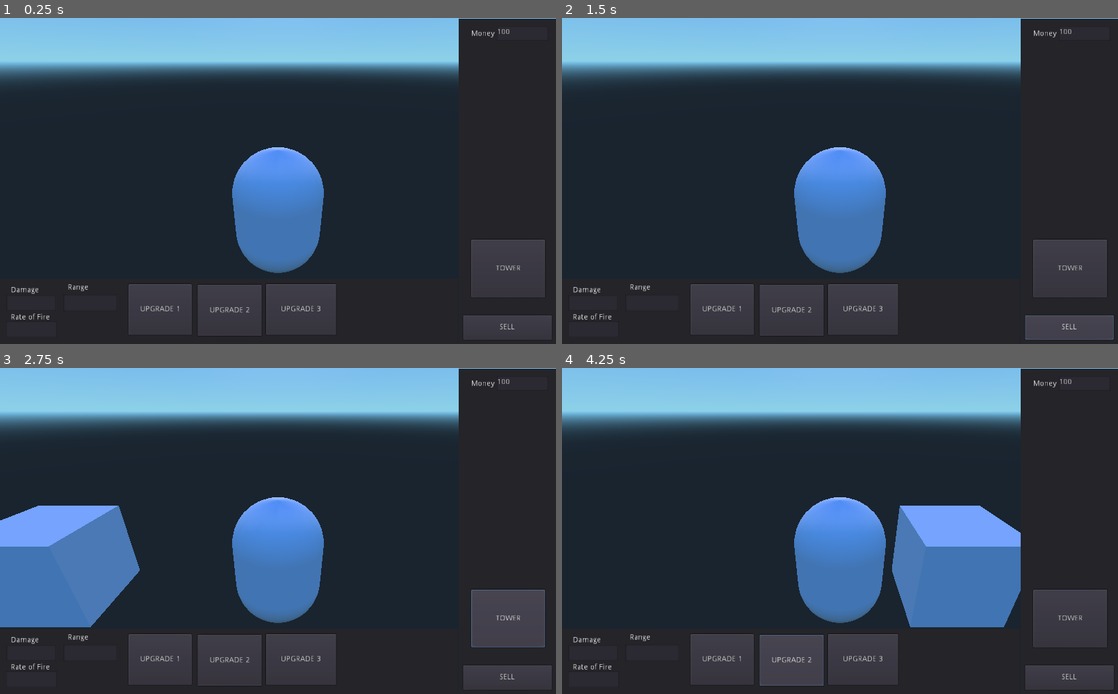
Above: before the commit, frames 1-4 (two rows, left to right).
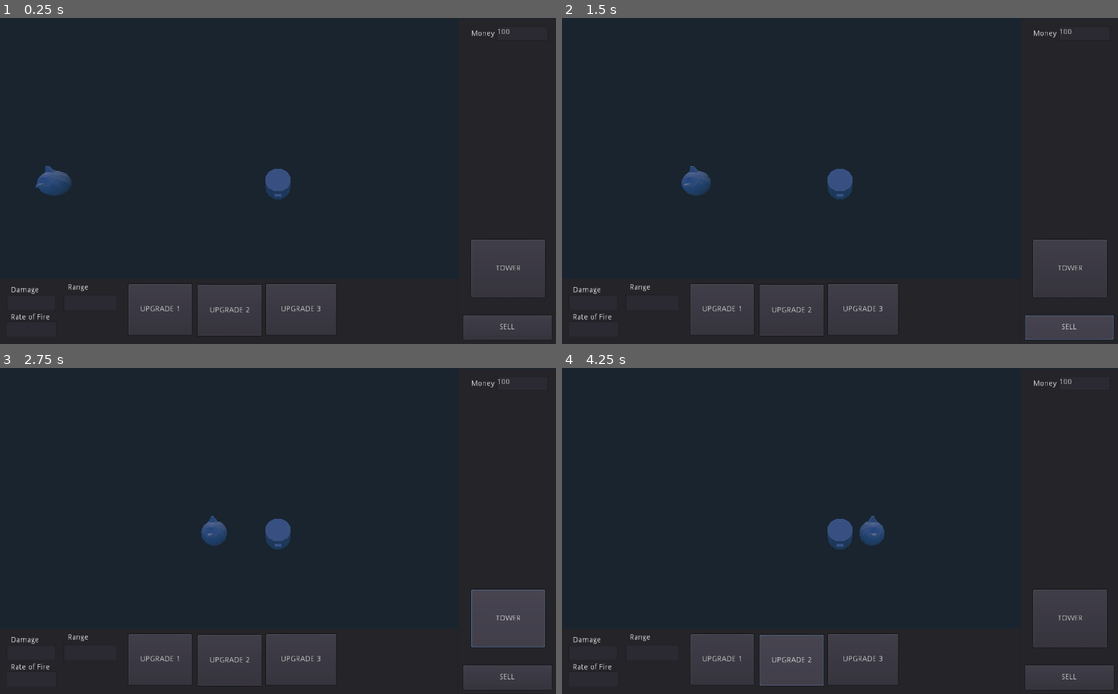
Above: after the commit, the same moments.

Repository: liampward/GodotTD
Game: Godot game, scene res://Scenes/Root.tscn
Same seed, same stepped clock (60 frames per second), same inputs: the game is played once before the commit and once after it.
Inputs (mouse positions are in pixels of both pictures, inside the frame that each line leads up to):
- Up to frame 1 (0.25 s): no input
- Up to frame 2 (1.5 s): click (595, 301) at 0.52 s; type "12" at 0.6 s; click (595, 330) at 0.75 s; type "12" at 0.83 s; click (650, 301) at 0.98 s; type "12" at 1.07 s; click "SELL" at 1.25 s
- Up to frame 3 (2.75 s): click "TOWER" at 2 s
- Up to frame 4 (4.25 s): click "UPGRADE 1" at 2.75 s; click "UPGRADE 2" at 3.5 s

The runs differ from the first frame. In frame 1, 21% of the frame differs, in the area x 0-100%, y 0-79%; in frame 2, 21%; in frame 3, 29%, in the area x 0-100%, y 0-80%; in frame 4, 28%.

Commit message:
Got some of Emm's stuff into the actual game
imported some models

Diff:
--- a/Scenes/Enemy.tscn
+++ b/Scenes/Enemy.tscn
@@ -1,16 +1,9 @@
 [gd_scene load_steps=4 format=2]
 
-[ext_resource path="res://Scripts/Enemy.gd" type="Script" id=1]
+[ext_resource path="res://media/PhysicalEnemy.obj" type="ArrayMesh" id=1]
+[ext_resource path="res://Scripts/Enemy.gd" type="Script" id=2]
 
-[sub_resource type="CubeMesh" id=1]
-
-custom_aabb = AABB( 0, 0, 0, 0, 0, 0 )
-size = Vector3( 2, 2, 2 )
-subdivide_width = 0
-subdivide_height = 0
-subdivide_depth = 0
-
-[sub_resource type="BoxShape" id=2]
+[sub_resource type="BoxShape" id=1]
 
 extents = Vector3( 1, 1, 1 )
 
@@ -25,10 +18,10 @@
 lod_min_hysteresis = 0.0
 lod_max_distance = 0.0
 lod_max_hysteresis = 0.0
-mesh = SubResource( 1 )
+mesh = ExtResource( 1 )
 skeleton = NodePath("..")
 material/0 = null
-script = ExtResource( 1 )
+script = ExtResource( 2 )
 
 [node name="Area" type="Area" parent="." index="0"]
 
--- a/Scenes/Root.tscn
+++ b/Scenes/Root.tscn
@@ -6,7 +6,7 @@
 [ext_resource path="res://Scenes/Enemy.tscn" type="PackedScene" id=4]
 [ext_resource path="res://Scenes/HUD.tscn" type="PackedScene" id=5]
 
-[node name="Root" type="Node"]
+[node name="Root" type="Node" index="0"]
 
 script = ExtResource( 1 )
 
@@ -14,7 +14,7 @@
 
 [node name="Camera" type="Camera" parent="." index="1"]
 
-transform = Transform( 1, 0, 0, 0, 0.890536, 0.454913, 0, -0.454913, 0.890536, 0, 3.0867, 4.49295 )
+transform = Transform( 1, 0, 0, 0, 0.461296, 0.887247, 0, -0.887247, 0.461296, 0, 17.2133, 8.28375 )
 keep_aspect = 1
 cull_mask = 1048575
 environment = null
--- a/Scenes/baseTower.tscn
+++ b/Scenes/baseTower.tscn
@@ -1,27 +1,19 @@
 [gd_scene load_steps=4 format=2]
 
 [ext_resource path="res://Scripts/tower.gd" type="Script" id=1]
+[ext_resource path="res://media/BaseTower.obj" type="ArrayMesh" id=2]
 
-[sub_resource type="CapsuleMesh" id=1]
-
-custom_aabb = AABB( 0, 0, 0, 0, 0, 0 )
-radius = 1.0
-mid_height = 1.0
-radial_segments = 64
-rings = 8
-
-[sub_resource type="CapsuleShape" id=2]
+[sub_resource type="CapsuleShape" id=1]
 
 radius = 1.0
 height = 1.0
 
-[node name="baseTower" type="Spatial" index="0"]
+[node name="baseTower" type="Spatial"]
 
 script = ExtResource( 1 )
 
 [node name="MeshInstance" type="MeshInstance" parent="." index="0"]
 
-transform = Transform( 1, 0, 0, 0, -4.37114e-008, -1, 0, 1, -4.37114e-008, 0, 0, 0 )
 layers = 1
 material_override = null
 cast_shadow = 1
@@ -31,9 +23,17 @@
 lod_min_hysteresis = 0.0
 lod_max_distance = 0.0
 lod_max_hysteresis = 0.0
-mesh = SubResource( 1 )
+mesh = ExtResource( 2 )
 skeleton = NodePath("..")
 material/0 = null
+material/1 = null
+material/2 = null
+material/3 = null
+material/4 = null
+material/5 = null
+material/6 = null
+material/7 = null
+material/8 = null
 _sections_unfolded = [ "Transform" ]
 
 [node name="Area" type="Area" parent="." index="1"]
Not shown: 1 places in Scenes/Enemy.tscn that only renumber resources
Not shown: 1 places in Scenes/baseTower.tscn that only renumber resources
Not shown, added: media/BaseTower.obj.import
Not shown, added: media/MagicalEnemy.obj.import
Not shown, added: media/MagicalTower.obj.import
Not shown, added: media/PhysicalEnemy.obj.import
Not shown, added: media/PhysicalTower.obj.import
